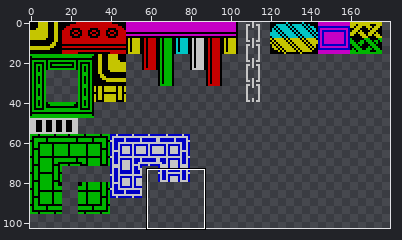
File history of a sprite sheet, images/tiles2.gif. Above: a wide view before the commit, with the close-up outlined.
Close-up. Before the edit:
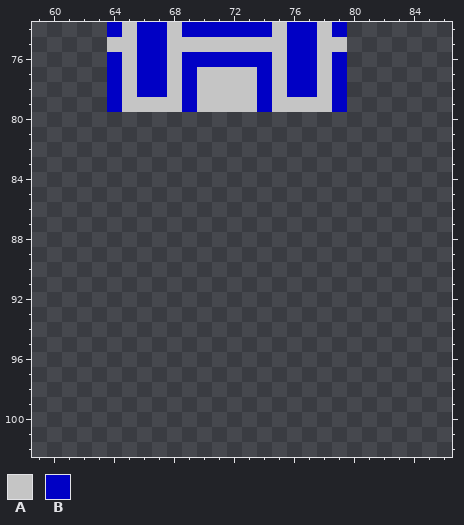
The file is 400x256 pixels, drawn in blocks of 2x2; one block is one cell here. Shown: x 59..86, y 74..102. The wide view leaves out empty margins.
Palette (. is transparent): A #c5c5c5  B #0000c5
Pixels before, first column x 64:
74 BABBABBBBBBABBAB
75 AABBAAAAAAAABBAA
76 BABBABBBBBBABBAB
77 BABBABAAAABABBAB
78 BABBABAAAABABBAB
79 BAAAABAAAABAAAAB
The result:
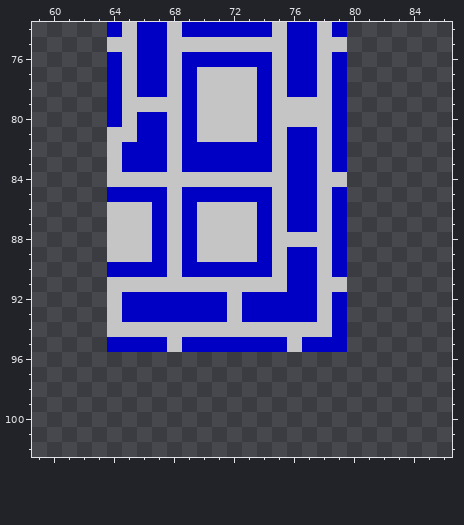
Difference:
Changed rows in their new state; - is an unchanged pixel.
first column x 64:
 80 BABBABAAAABAAAAB
 81 AABBABAAAABABBAB
 82 ABBBABBBBBBABBAB
 83 ABBBABBBBBBABBAB
 84 AAAAAAAAAAAABBAA
 85 BBBBABBBBBBABBAB
 86 AAABABAAAABABBAB
 87 AAABABAAAABABBAB
 88 AAABABAAAABAAAAB
 89 AAABABAAAABABBAB
 90 BBBBABBBBBBABBAB
 91 AAAAAAAAAAAABBAA
 92 ABBBBBBBABBBBBAB
 93 ABBBBBBBABBBBBAB
 94 AAAAAAAAAAAAAAAB
 95 BBBBABBBBBBBABBB
Changed places in both close-ups, as pixel boxes (x1, y1, x2, y2):
added: (107, 112, 347, 352)
